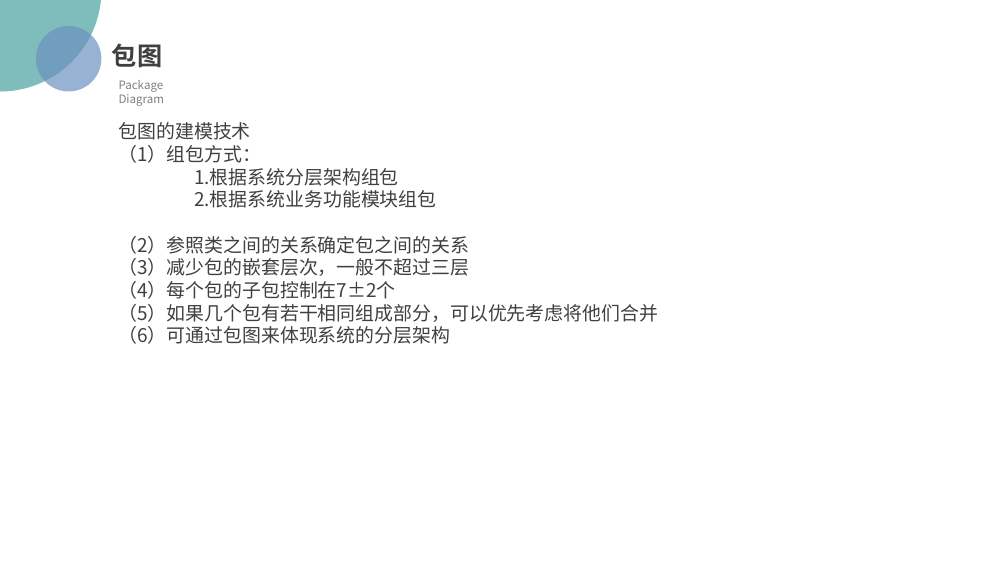
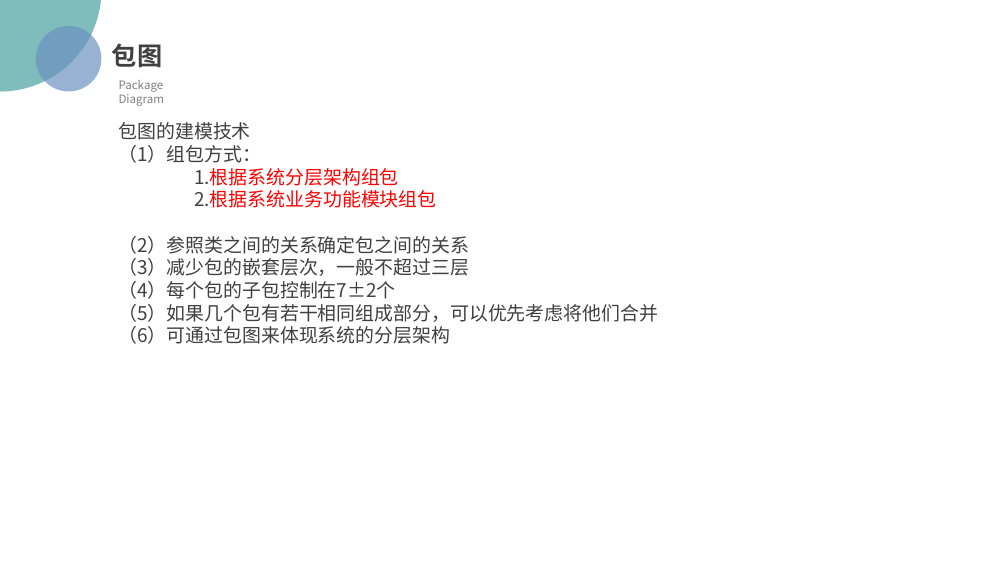
Before and after one commit to PRD2018/PRD2018-G15, a slide deck: slide 36 of 受控文档/02-其他任务/[PRD-15]UML基础III.pptx. Drawn at 1008x567 pixels with LibreOffice and Linux fonts; fonts in the diff are those of the drawing; background and template pictures are left out. Boxes give left, top, right and bottom in pixels: in the first picture for what was removed or moved away, otherwise in the second. Text is boxed around its words. In the diff, an @@ line names an element or a change of style, - is before the commit and + after.

```diff
--- a/受控文档/02-其他任务/[PRD-15]UML基础III.pptx
+++ b/受控文档/02-其他任务/[PRD-15]UML基础III.pptx
@@ text at (194,168,437,208): text colour #404040 to #FF0000 in "1.根据系统分层架构组包", "2.根据系统业务功能模块组包" @@
```
Also in this commit, not shown: 12 other slides changed.
